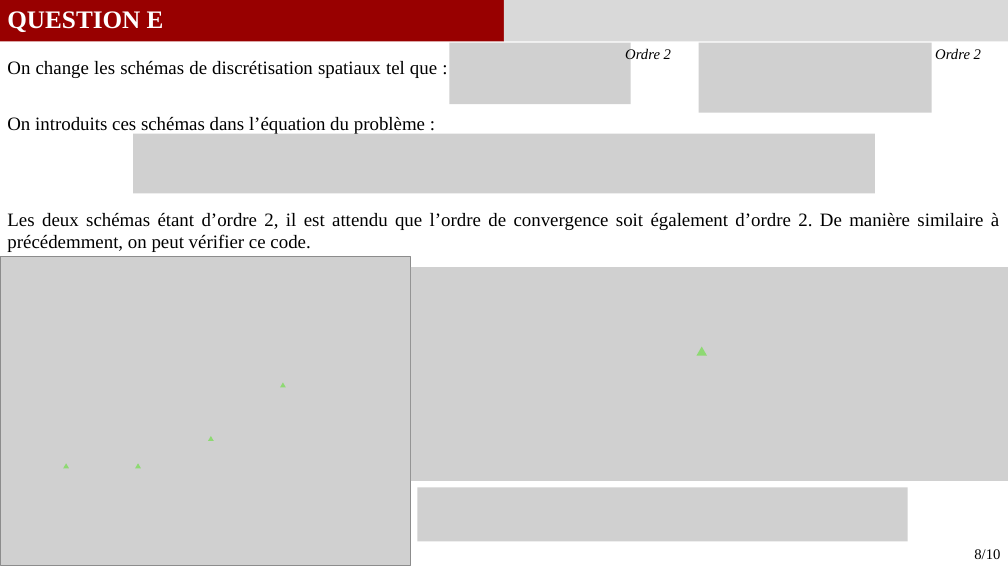
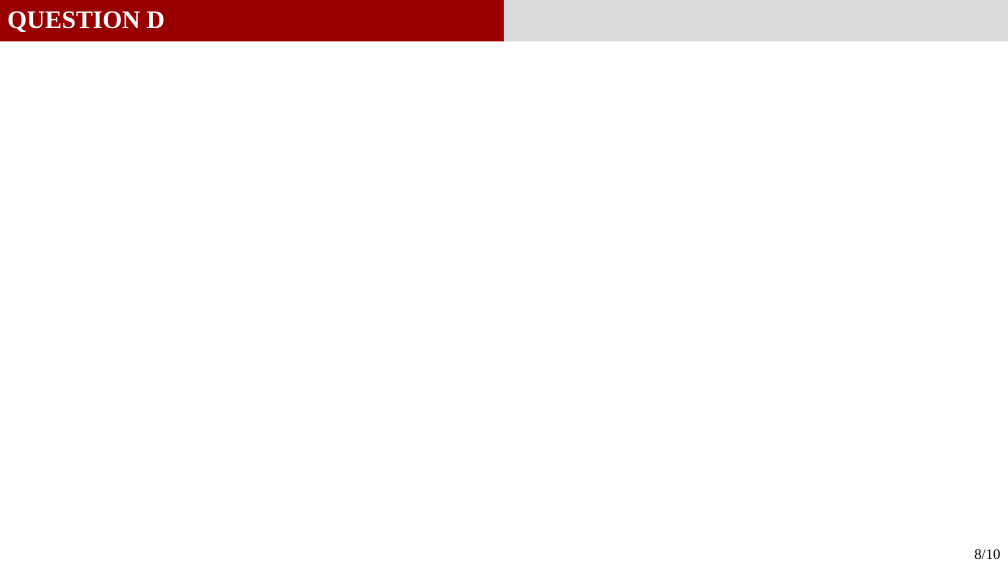
Before and after one commit to GauthierBRUNEL/MEC8211_devoir_2, a slide deck: slide 8 of doc/Rapport_Devoir2.pptx (slide 9 before the commit). Drawn at 1008x567 pixels with LibreOffice and Linux fonts; fonts in the diff are those of the drawing; grey boxes stand for pictures. Boxes give left, top, right and bottom in pixels: in the first picture for what was removed or moved away, otherwise in the second. Text is boxed around its words. In the diff, an @@ line names an element or a change of style, - is before the commit and + after.

Commit message:
MAJ Script + PP
Questions A / B / C

```diff
--- a/doc/Rapport_Devoir2.pptx
+++ b/doc/Rapport_Devoir2.pptx
@@ text at [7,11,165,32]: text changed @@
-QUESTION E
+QUESTION D
@@ picture removed at [449,42,631,104] @@
@@ text removed at [625,48,671,63] @@
-Ordre 2
@@ picture removed at [699,42,932,113] @@
@@ text removed at [935,48,981,59] @@
-Ordre 2
@@ text removed at [7,61,437,78] @@
-On change les schémas de discrétisation spatiaux tel que :
@@ text removed at [7,117,425,135] @@
-On introduits ces schémas dans l’équation du problème :
@@ picture removed at [133,134,875,194] @@
@@ text removed at [7,213,999,252] @@
-Les deux schémas étant d’ordre 2, il est attendu que l’ordre de convergence soit également d’ordre 2. De manière similaire à précédemment, on peut vérifier ce code.
@@ picture removed at [0,257,411,566] @@
@@ picture removed at [411,268,1008,482] @@
@@ triangle removed at [696,346,707,355] @@
@@ triangle removed at [280,383,286,388] @@
@@ triangle removed at [208,436,214,442] @@
@@ triangle removed at [64,464,70,469] @@
@@ triangle removed at [135,464,141,469] @@
@@ picture removed at [417,488,907,542] @@
```
Also in this commit, not shown: 2 other slides changed, 2 slides added, 3 slides removed, 1 other file.
